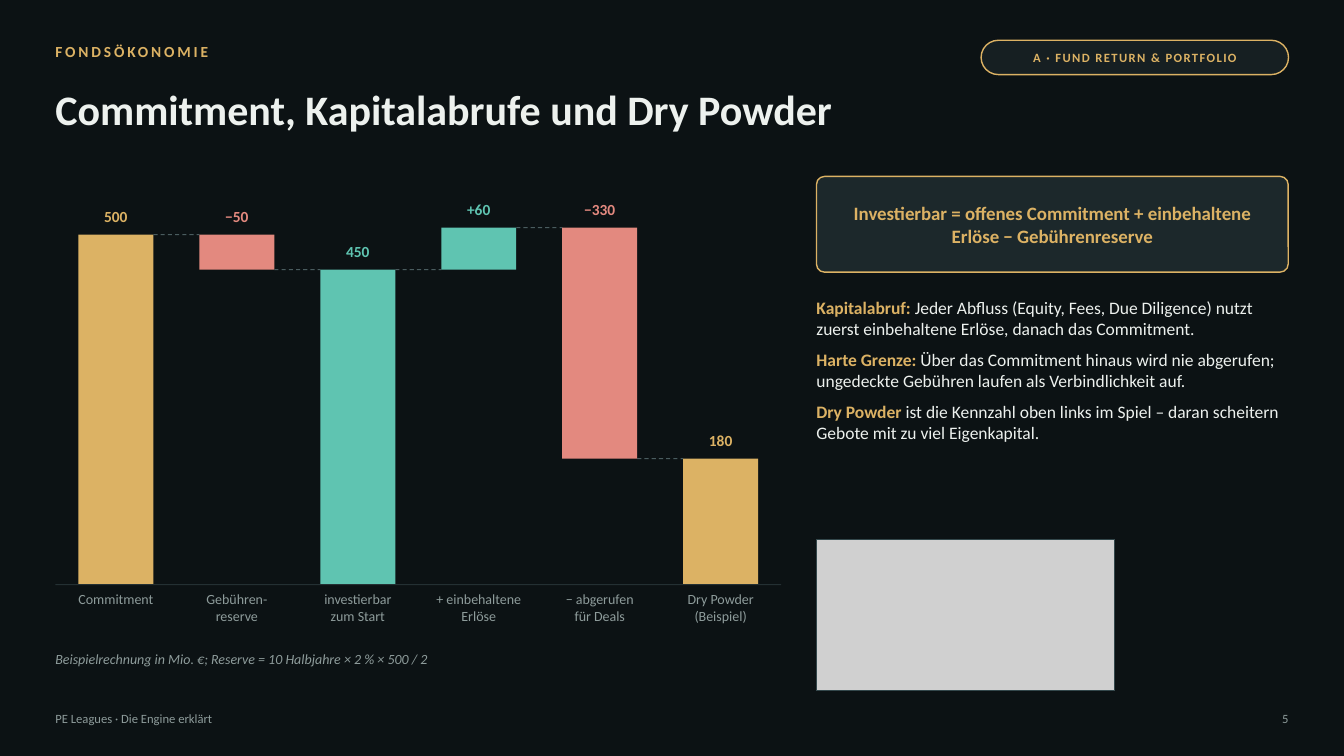
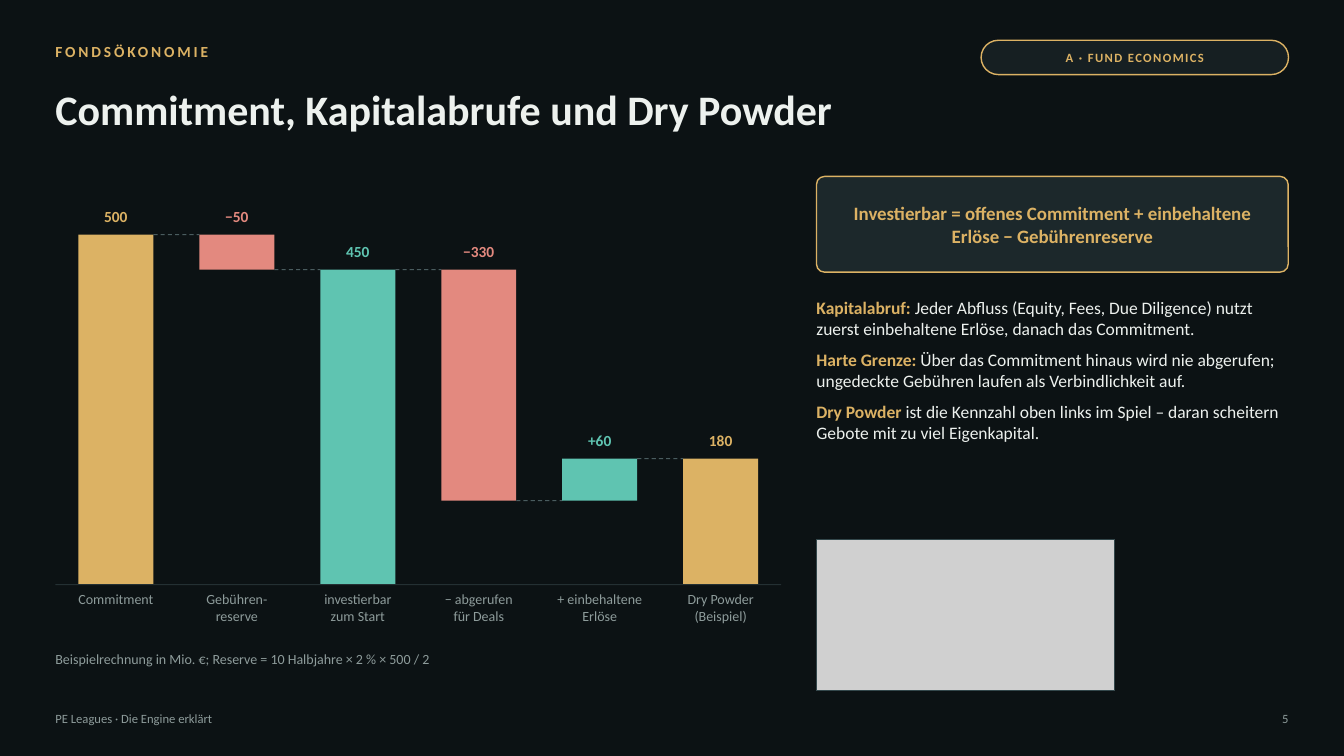
Before and after one commit to thematicum-dev/pe-leagues, a slide deck: slide 5 of docs/lehrmaterial/PE-Leagues_Engine-erklaert.pptx. Drawn at 1344x756 pixels with LibreOffice and Linux fonts; fonts in the diff are those of the drawing; grey boxes stand for pictures. Boxes give left, top, right and bottom in pixels: in the first picture for what was removed or moved away, otherwise in the second. Text is boxed around its words. In the diff, an @@ line names an element or a change of style, - is before the commit and + after.

```diff
--- a/docs/lehrmaterial/PE-Leagues_Engine-erklaert.pptx
+++ b/docs/lehrmaterial/PE-Leagues_Engine-erklaert.pptx
@@ text at bbox=[1066, 54, 1074, 62]: text changed @@
-A · FUND RETURN & PORTFOLIO
+A · FUND ECONOMICS
@@ text "−330": place and size @@
-text "−330" at bbox=[584, 205, 615, 215]
+text "−330" at bbox=[463, 247, 494, 257]
@@ rectangle: place and size @@
-rectangle at bbox=[563, 228, 637, 459]
+rectangle at bbox=[442, 269, 516, 500]
@@ text "+60": place and size @@
-text "+60" at bbox=[467, 204, 490, 215]
+text "+60" at bbox=[588, 435, 611, 446]
@@ rectangle: place and size @@
-rectangle at bbox=[442, 228, 516, 270]
+rectangle at bbox=[563, 459, 637, 501]
@@ line moved from (516, 228) - (563, 228) to (516, 501) - (563, 501) @@
@@ text "− abgerufen": place and size @@
-text "− abgerufen" at bbox=[575, 594, 634, 621]
+text "− abgerufen" at bbox=[454, 594, 513, 621]
@@ text "+ einbehaltene": place and size @@
-text "+ einbehaltene" at bbox=[446, 594, 521, 621]
+text "+ einbehaltene" at bbox=[567, 594, 642, 621]
@@ text "Beispielrechnung in Mio. €; Reserve ..." at bbox=[55, 654, 429, 667]: italic off @@
```
Also in this commit, not shown: 38 other slides changed, 2 slides added, 1 slide removed, 1 other file.
